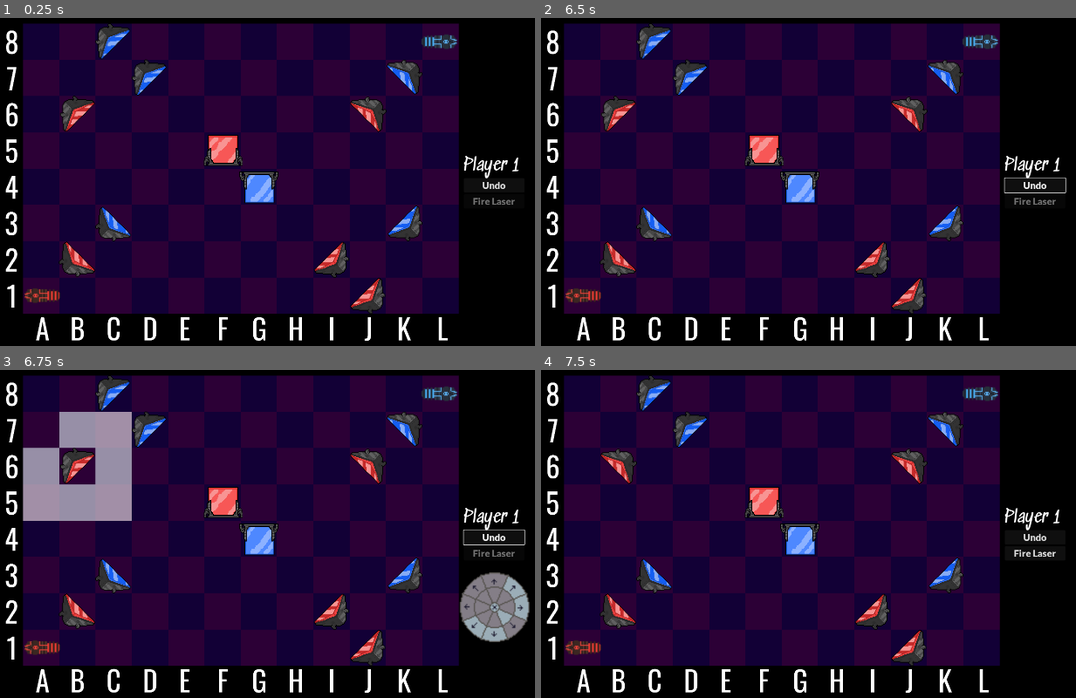
Above: before the commit, frames 1-4 (two rows, left to right).
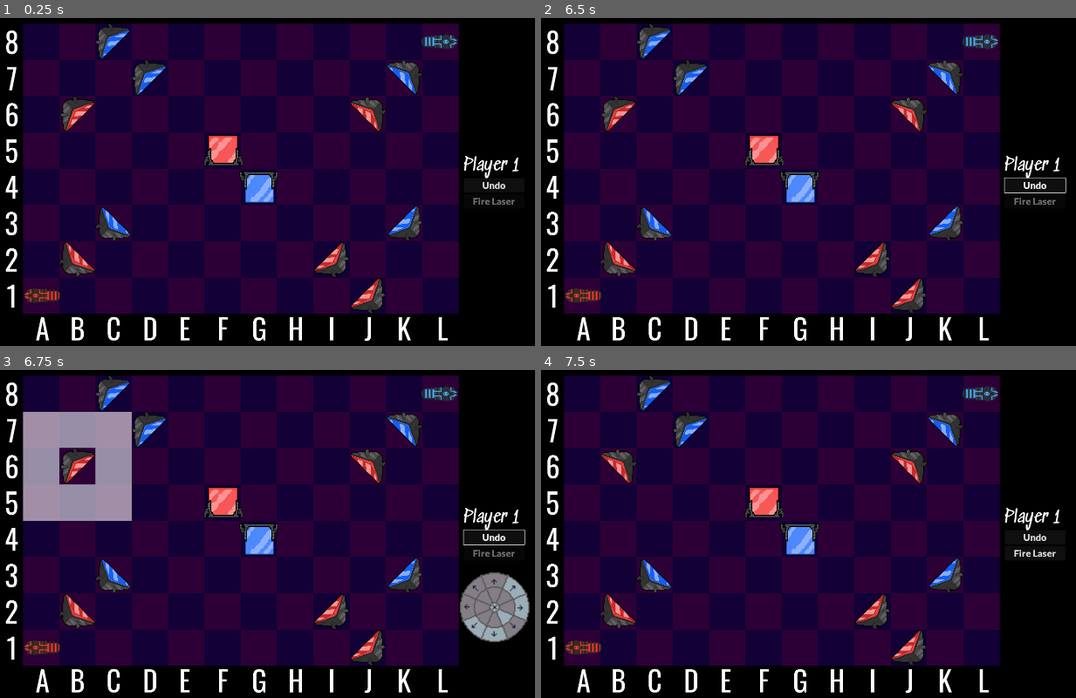
Above: after the commit, the same moments.

Repository: mzbrubak/Reflectix
Game: Godot game, scene res://Scenes/main.tscn
Same seed, same stepped clock (60 frames per second), same inputs: the game is played once before the commit and once after it.
Inputs (mouse positions are in pixels of both pictures, inside the frame that each line leads up to):
- Up to frame 1 (0.25 s): no input
- Up to frame 2 (6.5 s): click "Undo" at 0.5 s; click "Undo" at 1.25 s; click "Undo" at 2 s; tap Enter at 2.75, 4.25, 5.75 s; move the mouse to (969, 165) at 2.77 s; click (969, 165) at 2.92 s; tap Space at 3.5, 5 s; move the mouse to (680, 204) at 3.52 s; click (680, 204) at 3.67 s; move the mouse to (888, 100) at 4.27 s; click (888, 100) at 4.42 s; move the mouse to (781, 264) at 5.02 s; click (781, 264) at 5.17 s; move the mouse to (1027, 244) at 5.77 s; click (1027, 244) at 5.92 s
- Up to frame 3 (6.75 s): tap Space at 6.5 s; move the mouse to (69, 481) at 6.52 s; click (69, 481) at 6.67 s
- Up to frame 4 (7.5 s): click (1033, 606) at 7.25 s

Frames 1-2 are identical in both runs. In frame 3, 0.8% of the frame differs, in the area x 4-12%, y 12-24%; in frame 4, nothing differs.

Commit message:
Implement end_condition

Diff:
--- a/Scenes/board.tscn
+++ b/Scenes/board.tscn
@@ -771,7 +771,7 @@
 gravity_scale = 0.0
 
 [node name="CollisionShape2D" type="CollisionShape2D" parent="SelectorCollisions/RigidBody2D"]
-position = Vector2(109.5, 22)
+position = Vector2(109.5, 24)
 shape = SubResource("RectangleShape2D_36t3u")
 
 [node name="RigidBody2D2" type="RigidBody2D" parent="SelectorCollisions"]
@@ -780,7 +780,7 @@
 gravity_scale = 0.0
 
 [node name="CollisionShape2D" type="CollisionShape2D" parent="SelectorCollisions/RigidBody2D2"]
-position = Vector2(-22, -71)
+position = Vector2(-24, -71)
 shape = SubResource("RectangleShape2D_jiie1")
 
 [node name="RigidBody2D3" type="RigidBody2D" parent="SelectorCollisions"]
@@ -789,7 +789,7 @@
 gravity_scale = 0.0
 
 [node name="CollisionShape2D" type="CollisionShape2D" parent="SelectorCollisions/RigidBody2D3"]
-position = Vector2(243, -70)
+position = Vector2(245, -70)
 shape = SubResource("RectangleShape2D_fhxq6")
 
 [node name="RigidBody2D4" type="RigidBody2D" parent="SelectorCollisions"]
@@ -798,5 +798,5 @@
 gravity_scale = 0.0
 
 [node name="CollisionShape2D" type="CollisionShape2D" parent="SelectorCollisions/RigidBody2D4"]
-position = Vector2(110, -163)
+position = Vector2(110, -165)
 shape = SubResource("RectangleShape2D_36t3u")
--- a/Scenes/laseremitter.gd
+++ b/Scenes/laseremitter.gd
@@ -12,6 +12,7 @@
 	rotation=0
 	set_rotation_from_state(state)
 
+
 # Called every frame. 'delta' is the elapsed time since the previous frame.
 func _process(_delta):
 	pass
@@ -21,7 +22,7 @@
 	laser_fired.emit()
 
 func destroy():
-	print("Lol nope")#this piece can't be destroyed
+	SignalBus.end_condition.emit(!is_player1)
 
 func set_player1():
 	is_player1 = true
--- a/Scenes/laseremitter.tscn
+++ b/Scenes/laseremitter.tscn
@@ -7,10 +7,10 @@
 [ext_resource type="PackedScene" uid="uid://twyd70pvvlew" path="res://Scenes/selector.tscn" id="3_pk3ki"]
 
 [sub_resource type="RectangleShape2D" id="RectangleShape2D_huqak"]
-size = Vector2(20, 10)
+size = Vector2(16, 10)
 
 [sub_resource type="RectangleShape2D" id="RectangleShape2D_n4dm3"]
-size = Vector2(18, 14)
+size = Vector2(16, 12)
 
 [node name="LaserEmitter" type="RigidBody2D"]
 collision_layer = 16
--- a/Scenes/main.gd
+++ b/Scenes/main.gd
@@ -27,6 +27,8 @@
 	endturn_button.disabled=!move#disabled if move not yet made
 	SignalBus.has_move_been_made=move
 	SignalBus.undo_disabled.emit(true)
+
+	SignalBus.end_condition.connect(_on_end_condition)
 
 func post_laser_fired():
 	SignalBus.undo_disabled.emit(true)
@@ -60,3 +62,9 @@
 	SignalBus.move_made.emit(false)
 	SignalBus.piece_location=null
 	SignalBus.piece_rotation_state=null
+
+func _on_end_condition(state):
+	if state == true:
+		$Splash/RedWins.visible = true
+	elif state == false:
+		$Splash/BlueWins.visible = true
--- a/Scenes/main.tscn
+++ b/Scenes/main.tscn
@@ -1,11 +1,10 @@
-[gd_scene load_steps=17 format=3 uid="uid://djqevu5mpndwa"]
+[gd_scene load_steps=18 format=3 uid="uid://djqevu5mpndwa"]
 
 [ext_resource type="PackedScene" uid="uid://dkuug16ke60wh" path="res://Scenes/laseremitter.tscn" id="1_g7mjg"]
 [ext_resource type="Script" path="res://Scenes/main.gd" id="1_nomae"]
 [ext_resource type="PackedScene" uid="uid://cn3fhjv74000f" path="res://Scenes/board.tscn" id="2_0yl2j"]
 [ext_resource type="PackedScene" uid="uid://yocbirg225wt" path="res://Scenes/mirror.tscn" id="2_6nsyl"]
 [ext_resource type="Script" path="res://Scenes/player_1_pieces.gd" id="3_xtao0"]
-[ext_resource type="PackedScene" uid="uid://db4wpu213jqyc" path="res://Scenes/king.tscn" id="4_kfvhc"]
 [ext_resource type="PackedScene" uid="uid://q1n7pyb7j2wj" path="res://Scenes/ui.tscn" id="5_ctrvt"]
 [ext_resource type="PackedScene" uid="uid://d1bnj1d6gsewg" path="res://Scenes/double_mirror.tscn" id="6_krj5m"]
 [ext_resource type="Script" path="res://Scenes/player_2_pieces.gd" id="8_nj1uy"]
@@ -16,6 +15,8 @@
 [ext_resource type="FontFile" uid="uid://cybpab1vbk3w" path="res://fonts/Oswald/Oswald-VariableFont_wght.ttf" id="14_olf2d"]
 [ext_resource type="FontFile" uid="uid://u3xv5vfc63a4" path="res://fonts/Sedgwick_Ave/SedgwickAve-Regular.ttf" id="15_83dkl"]
 [ext_resource type="FontFile" uid="uid://bd8y3x518wj4o" path="res://fonts/Lato/Lato-Regular.ttf" id="16_874sp"]
+[ext_resource type="Texture2D" uid="uid://c87vpdpb57be5" path="res://img/end-condition-modal.png" id="17_d8u63"]
+[ext_resource type="FontFile" uid="uid://ceyr2s00fa1n" path="res://fonts/Sedgwick_Ave_Display/SedgwickAveDisplay-Regular.ttf" id="18_5oqf6"]
 
 [node name="Main" type="Node2D"]
 script = ExtResource("1_nomae")
@@ -35,10 +36,6 @@
 
 [node name="LaserEmitter" parent="Player1Pieces" instance=ExtResource("1_g7mjg")]
 position = Vector2(-130, 60)
-
-[node name="Red King" parent="Player1Pieces" instance=ExtResource("4_kfvhc")]
-visible = false
-position = Vector2(-165, -102)
 
 [node name="1Mirror" parent="Player1Pieces" instance=ExtResource("2_6nsyl")]
 position = Vector2(50, 60)
@@ -75,10 +72,6 @@
 position = Vector2(90, -80)
 rotation = 3.14159
 state = Vector3i(-1, 0, 0)
-
-[node name="Blue King" parent="Player2Pieces" instance=ExtResource("4_kfvhc")]
-visible = false
-position = Vector2(119, 88)
 
 [node name="Mirror" parent="Player2Pieces" instance=ExtResource("2_6nsyl")]
 position = Vector2(-90, -80)
@@ -216,3 +209,55 @@
 theme_override_fonts/normal_font = ExtResource("14_olf2d")
 theme_override_font_sizes/normal_font_size = 211
 text = " #75"
+
+[node name="RedWins" type="CanvasLayer" parent="Splash"]
+visible = false
+
+[node name="Modal" type="Sprite2D" parent="Splash/RedWins"]
+position = Vector2(825, 477.5)
+scale = Vector2(0.648958, 0.806481)
+texture = ExtResource("17_d8u63")
+
+[node name="Player Wins" type="Label" parent="Splash/RedWins"]
+offset_left = 499.0
+offset_top = 344.0
+offset_right = 1204.0
+offset_bottom = 514.0
+theme_override_fonts/font = ExtResource("14_olf2d")
+theme_override_font_sizes/font_size = 98
+text = "Player 1 - Red Wins!"
+
+[node name="Button" type="Button" parent="Splash/RedWins"]
+offset_left = 622.0
+offset_top = 524.0
+offset_right = 1093.0
+offset_bottom = 686.0
+theme_override_fonts/font = ExtResource("18_5oqf6")
+theme_override_font_sizes/font_size = 122
+text = "Rematch?"
+
+[node name="BlueWins" type="CanvasLayer" parent="Splash"]
+visible = false
+
+[node name="Modal" type="Sprite2D" parent="Splash/BlueWins"]
+position = Vector2(825, 477.5)
+scale = Vector2(0.648958, 0.806481)
+texture = ExtResource("17_d8u63")
+
+[node name="Player Wins" type="Label" parent="Splash/BlueWins"]
+offset_left = 499.0
+offset_top = 344.0
+offset_right = 1204.0
+offset_bottom = 514.0
+theme_override_fonts/font = ExtResource("14_olf2d")
+theme_override_font_sizes/font_size = 98
+text = "Player 2 - Blue Wins!"
+
+[node name="Button" type="Button" parent="Splash/BlueWins"]
+offset_left = 622.0
+offset_top = 524.0
+offset_right = 1093.0
+offset_bottom = 686.0
+theme_override_fonts/font = ExtResource("18_5oqf6")
+theme_override_font_sizes/font_size = 122
+text = "Rematch?"
--- a/global/SignalBus.gd
+++ b/global/SignalBus.gd
@@ -8,6 +8,7 @@
 signal set_piece_rotation(newstate)#goal: when pressing a button in rotation UI, update rotation and z state of piece accordingly
 signal move_made(move:bool)
 signal undo_disabled(disabled)
+signal end_condition(state)
 
 var piece_location = null
 var has_move_been_made:bool = false
Binary file added: img/end-condition-modal.png
Not shown, added: img/end-condition-modal.png.import
Not shown, added: img/end-condition-modal.kra
